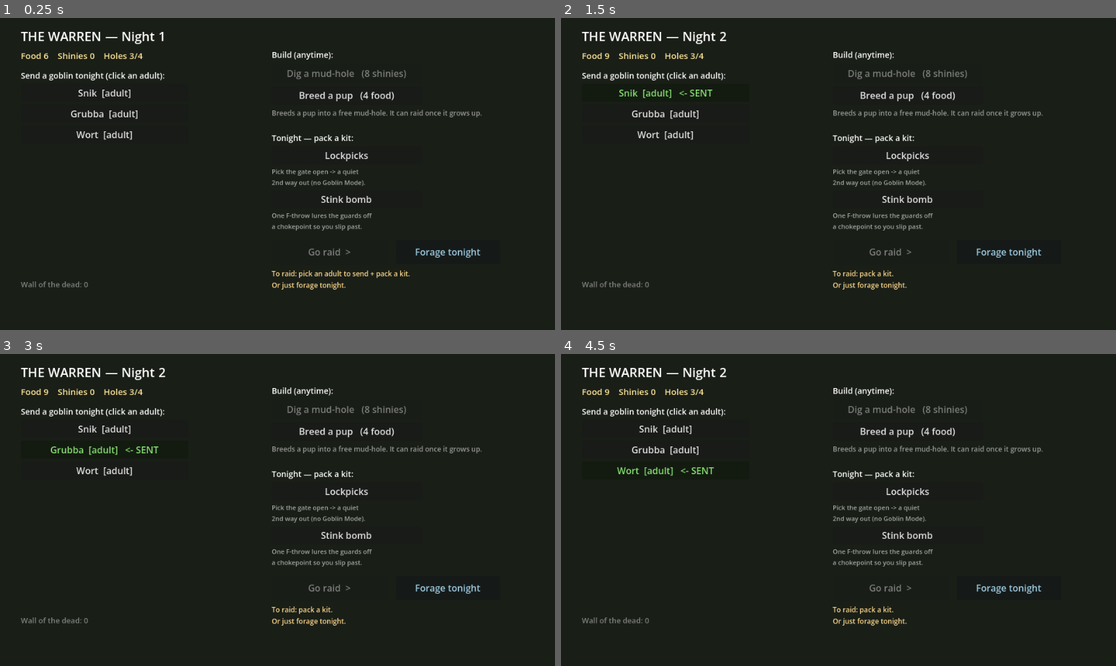
Above: before the commit, frames 1-4 (two rows, left to right).
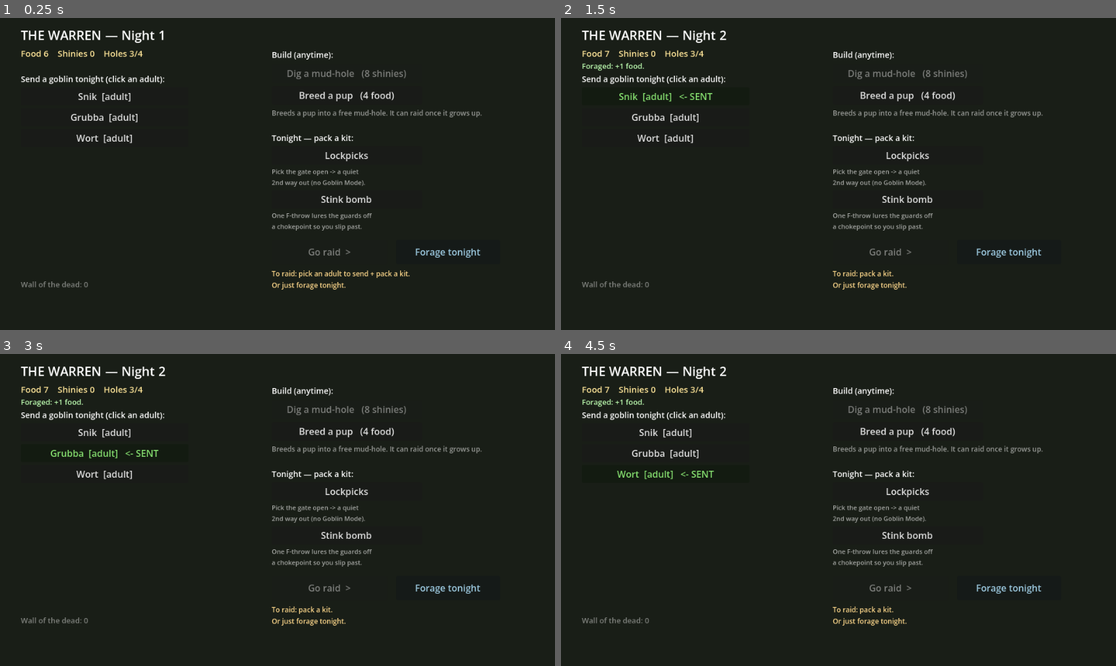
Above: after the commit, the same moments.

Repository: steverowley/goblin-mode
Game: Godot game, scene res://scenes/main.tscn
The game is run twice, just before and just after one commit, with the same random seed, the same clock (stepped at 60 frames per second) and the same inputs.
Inputs:
- Up to frame 1 (0.25 s): no input
- Up to frame 2 (1.5 s): click "Forage tonight" at 0.5 s; click "Snik [adult]" at 1.25 s
- Up to frame 3 (3 s): click "Snik [adult] <- SENT" at 2 s; click "Grubba [adult]" at 2.75 s
- Up to frame 4 (4.5 s): click "Grubba [adult] <- SENT" at 3.5 s; click "Wort [adult]" at 4.25 s

The runs differ from the first frame. In frame 1, 1.7% of the frame differs, in the area x 3-30%, y 4-41%; in frame 2, 1.9%; in frame 3, 1.9%; in frame 4, 1.9%.

Commit message:
feat(warren): make foraging luck-based and raids the food larder
Tighten the food economy so raiding (risk) is what really feeds the warren.

- Foraging now yields a meagre LUCK roll (0-3 food, usually slim, often nowt)
  instead of a flat +3 — but it still always advances the night, so it remains
  the zero-risk anti-softlock (pups mature, wipeout backstop) regardless of yield.
- A successful raid now brings home RAID_FOOD (5) grub alongside the shinies
  (you robbed a farm), making raids the primary food source.
- A last_event status line surfaces what just happened (forage luck, the raid
  haul, or a goblin getting nabbed) at the top of the Den.

Verified headless: forage yields stay in range and still tick the night;
a raid win adds the grub + banks shinies; the Den layout stays on-screen with the
new status line (incl. a 16-goblin stress test).

Refs #9

Diff:
--- a/scripts/game_state.gd
+++ b/scripts/game_state.gd
@@ -24,7 +24,7 @@
 const START_FOOD := 6
 const BREED_FOOD := 4          # food to breed one pup
 const DIG_SHINIES := 8         # shinies to dig a new mud-hole (+1 capacity)
-const FORAGE_FOOD := 3         # food a safe night's foraging brings in
+const RAID_FOOD := 5           # grub nicked from a farm on a successful raid (raids are the larder)
 
 var schema_version := SCHEMA_VERSION
 var roster: Array = []              # every goblin ever (alive flag marks the living), each a Dictionary
@@ -37,6 +37,7 @@
 var sent_id := -1                   # id of the goblin sent on tonight's raid (-1 = none chosen)
 var fallen: Array = []              # the wall of the dead: [{name, feat}]
 var last_raid: Dictionary = {}      # summary of the most recent raid's outcome
+var last_event := ""                # short "what just happened" line the Den shows
 
 var _next_id := 0                   # hands out stable unique goblin ids
 var _pup_n := 0                     # rolls through the pup-name pool
@@ -62,6 +63,7 @@
 	sent_id = -1
 	fallen = []
 	last_raid = {}
+	last_event = ""
 
 func _make_goblin(gname: String, stage: String) -> Dictionary:
 	var g := {"id": _next_id, "name": gname, "stage": stage, "alive": true, "best": 0}
@@ -127,8 +129,22 @@
 ## (pups grow), but there's no raid and no risk. The always-available
 ## anti-softlock action (decision K).
 func forage_night() -> void:
-	resources.food += FORAGE_FOOD
+	var got := _forage_roll()
+	resources.food += got
+	last_event = ("Foraged: +%d food." % got) if got > 0 else "Foraged: slim pickings — found nowt."
 	advance_night()
+
+## Luck-based and meagre — most food should come from RAIDS, not foraging. Usually
+## slim, occasionally a decent find.
+func _forage_roll() -> int:
+	var r := randi() % 100
+	if r < 35:
+		return 0
+	elif r < 80:
+		return 1
+	elif r < 95:
+		return 2
+	return 3
 
 ## Apply a raid's outcome to the sent goblin, then tick the night over. An ESCAPE
 ## ("won") banks the loot and the goblin lives; any LOSS (caught or caught by
@@ -136,13 +152,19 @@
 ## its name + best feat go on the wall of the dead.
 func resolve_raid(result: Dictionary) -> void:
 	var g := sent_goblin()
+	var who: String = String(g.name) if not g.is_empty() else "The goblin"
 	if String(result.get("outcome", "lost")) == "won":
-		resources.shinies += int(result.get("loot", 0))
+		var loot := int(result.get("loot", 0))
+		resources.shinies += loot
+		resources.food += RAID_FOOD                 # robbed a farm -> grub for the warren
 		if not g.is_empty():
-			g.best = maxi(int(g.best), int(result.get("loot", 0)))
-	elif not g.is_empty():
-		g.alive = false
-		fallen.append({"name": g.name, "feat": _feat_for(g)})
+			g.best = maxi(int(g.best), loot)
+		last_event = "%s legged it: +%d shinies, +%d grub." % [who, loot, RAID_FOOD]
+	else:
+		if not g.is_empty():
+			g.alive = false
+			fallen.append({"name": g.name, "feat": _feat_for(g)})
+		last_event = "%s got nabbed — gone for good." % who
 	last_raid = result
 	clear_sent()
 	loadout = ""
--- a/scripts/warren.gd
+++ b/scripts/warren.gd
@@ -45,23 +45,25 @@
 	bg.mouse_filter = Control.MOUSE_FILTER_IGNORE
 	add_child(bg)
 
-	_lbl("THE WARREN — Night %d" % GameState.night, Vector2(36, 16), 22)
+	_lbl("THE WARREN — Night %d" % GameState.night, Vector2(36, 14), 22)
 	_lbl("Food %d    Shinies %d    Holes %d/%d" % [
 		int(GameState.resources.get("food", 0)), int(GameState.resources.get("shinies", 0)),
 		GameState.living().size(), GameState.huts,
-	], Vector2(36, 54), 15, Color(1, 0.9, 0.6))
+	], Vector2(36, 50), 15, Color(1, 0.9, 0.6))
+	if GameState.last_event != "":
+		_lbl(GameState.last_event, Vector2(36, 74), 13, Color(0.75, 1.0, 0.7))
 
 	_build_roster()
 	_build_actions()
 
 func _build_roster() -> void:
-	_lbl("Send a goblin tonight (click an adult):", Vector2(36, 90), 14)
+	_lbl("Send a goblin tonight (click an adult):", Vector2(36, 96), 14)
 	# Adults first (they're the pickable ones), then pups — so a sendable goblin is
 	# always near the top, and the list is capped so it never runs off a big warren.
 	var rows: Array = GameState.adults()
 	rows.append_array(GameState.pups())
 
-	var ry := 114
+	var ry := 120
 	var max_visible := 8
 	for i in range(rows.size()):
 		if i == max_visible - 1 and rows.size() > max_visible:
